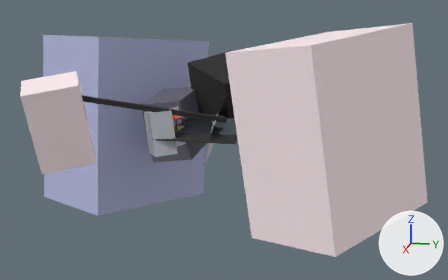
Renders of the Blender file assets/game2/models/stage-1.blend from each side of a commit.
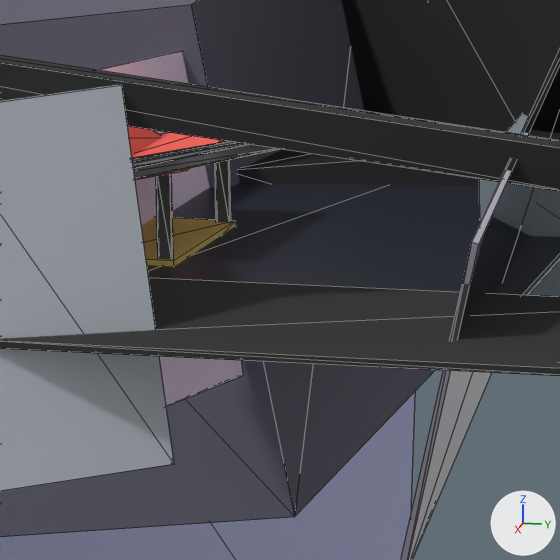
Each version is shown whole from a 50 mm camera at (364.2, 92.9, 86.8) aimed at (17.2, 23.5, 0.1), then close up on the part from 35% to 50% of the width and 36% to 59% of the height. Every picture has the same lights, and +X, +Y and +Z are marked at lower right. The close-ups show mesh edges as thin lines.

Objects in the first close-up: 'BackBuilding1-col', 'BackBuilding2-col', 'BackBuilding3-col', 'CSGBox3D102.002', 'CSGBox3D82', 'Crouch1-col', 'EntranceFloor-col', 'FrontWall1-col', 'FrontWall2-col', 'ShopFloor-col', 'ShopWall-col', 'TiltedFloor-col'.
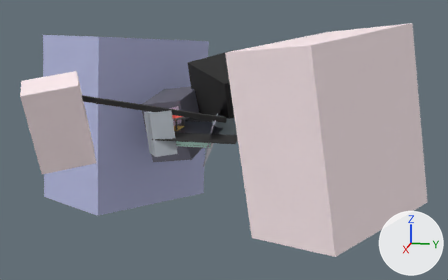
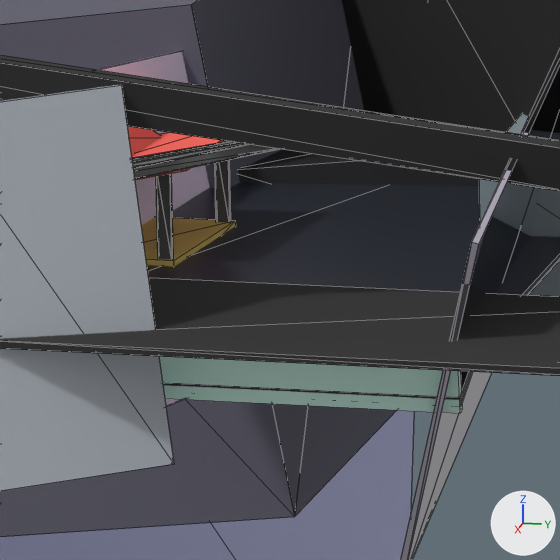
What the commit changed:
Material 'FallFloor' (mat_fallfloor) is new.
Its base color is (0.0356, 0.024, 0.0357) (black #352b35).
Material 'Material' (mat_material) is new.
Its base color is (0.679, 1.0, 0.893) (white #d7fff3).
Mesh me_cube_001 is new.
It is a box spanning x -1.0..1.0, y -1.0..1.0, z -1.0..1.0.
It uses material mat_fallfloor (black #352b35).
Mesh me_cube is new.
It is a box spanning x -1.0..1.0, y -1.0..1.0, z -1.0..1.0.
It uses material mat_material (white #d7fff3).
Object 'Fallfloor-col' (ob_fallfloor_col) is new; it shows me_cube_001.
Its location is (20.79, 5.11, -1.72).
Its rotation in degrees is (0, 113, 0).
Its scale is (0.36, 11.5, 2.62).
Object 'Fallwall-col' (ob_fallwall_col) is new; it shows me_cube.
Its location is (23.18, 5.11, -0.9).
Its rotation in degrees is (0, 8.9, 0).
Its scale is (0.36, 11.5, 2.62).

Location of each change, [x1, y1, x2, y2] in pixels of the close-ups (560 x 560 px):
'Fallwall-col', added: after [159, 356, 463, 413]
'Fallfloor-col', added: after [163, 371, 472, 406]
